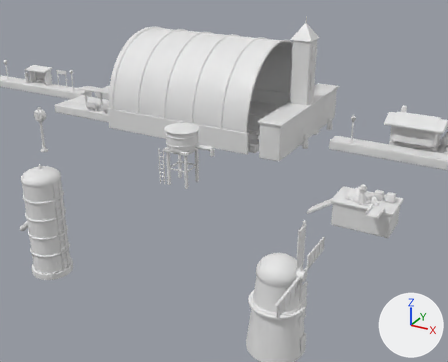
The glTF model public/models/buildings.glb as it was, and as the next commit left it.
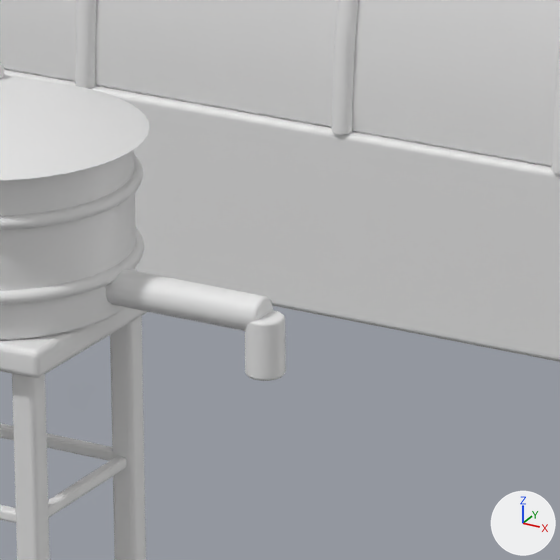
Old and new are each drawn from a 50 mm lens placed at (807.0, -788.0, 298.0), pointed at (498.0, -226.0, 17.0) and again close up on the part from 41% to 55% of the width and 31% to 49% of the height. Every picture has the same lights, and +X, +Y and +Z are marked at lower right. The older version's two pictures come first. Where no turn or scale is listed for an object, it has been applied to the vertices. Vertices at exactly the same position are counted once.
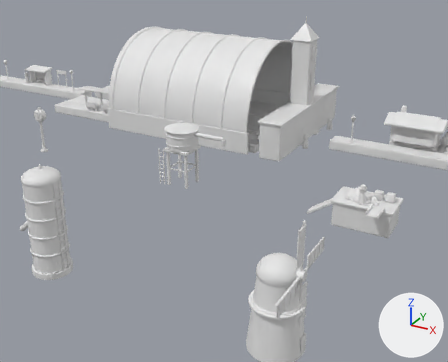
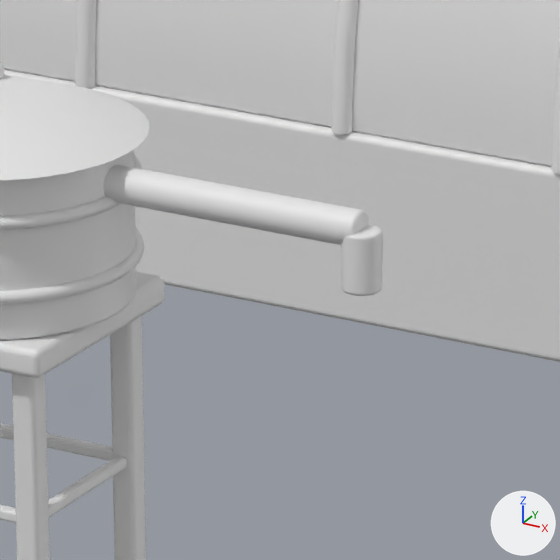
Where the change shows, as pixel boxes (x1, y1, x2, y2) in the close-ups (560 x 560 px):
'Mesh_524', reshaped, moved (55% wider, 17% taller)
    before: (106, 269, 286, 381)
    after: (104, 165, 383, 296)

What changed in the scene script:
```text
Change me_mesh_524:
    used by ob_mesh_524; location = (249.0, -31.0, 8.0)
    remove me_mesh_524.from_pydata(...)  # 235 vertices, 464 faces; spans x 205.0..233.6, y -191.6..-186.4, z 34.0..44.4
    add me_mesh_524.from_pydata(...)  # 235 vertices, 464 faces; spans x 205.0..247.6, y -191.6..-186.4, z 34.0..44.4
    me_mesh_524 part 1: all 178 vertices in x 228.4..233.6, y -191.6..-186.4, z 34.0..44.4 are moved by (14.0, 0.0, 0.0)
Change ob_mesh_524:
    ob_mesh_524.location: (249.0, -31.0, 8.0) -> (249.0, -31.0, 22.0)
```
